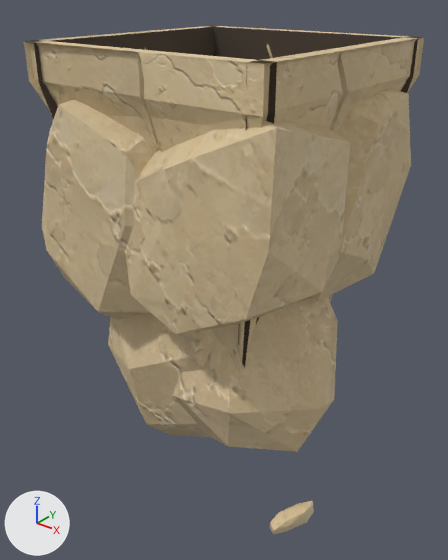
Before and after pictures for a commit that changed the glTF model assets/custom/models/ground_modules/ground_bottom_island_10.glb.
The view is the same before and after, from a 50 mm camera at (1.94, -1.34, 1.1) aimed at (0.48, 0.48, -0.03). Lighting does not change. The marker at lower left points along +X, +Y and +Z. The picture after the commit comes second. Vertices at exactly the same position are counted once.

Before the edit, the objects in view are built like this:
```python
me_groundbottomisland10_bodymesh = bpy.data.meshes.new('GroundBottomIsland10_BodyMesh')
me_groundbottomisland10_bodymesh.from_pydata(...)  # 1679 vertices, 3219 faces; spans x -0.04..1.04, y -0.04..1.04, z -0.96..0.91
me_groundbottomisland10_bodymesh.materials.append(mat_sandstone_plate_1_009)
me_groundbottomisland10_bodymesh.materials.append(mat_sandstone_plate_2_009)
me_groundbottomisland10_bodymesh.materials.append(mat_sandstone_plate_3_009)
me_groundbottomisland10_bodymesh.materials.append(mat_sandstone_plate_4_009)
me_groundbottomisland10_bodymesh.materials.append(mat_sandstone_plate_5_009)
me_groundbottomisland10_bodymesh.materials.append(mat_sandstone_plate_6_009)
me_groundbottomisland10_bodymesh.materials.append(mat_sandstone_plate_7_009)
me_groundbottomisland10_bodymesh.materials.append(mat_sandstone_plate_8_009)
me_groundbottomisland10_bodymesh.materials.append(mat_sandstone_plate_9_009)
me_groundbottomisland10_bodymesh.materials.append(mat_sandstone_plate_10_009)
me_groundbottomisland10_bodymesh.materials.append(mat_sandstone_plate_11_009)
me_groundbottomisland10_bodymesh.materials.append(mat_sandstone_plate_12_009)
me_groundbottomisland10_bodymesh.materials.append(mat_sandstone_plate_13_009)
me_groundbottomisland10_bodymesh.materials.append(mat_sandstone_plate_14_005)
me_groundbottomisland10_bodymesh.materials.append(mat_groundmodulerecess)  # brown #453c32
ob_groundbottomisland10_body = bpy.data.objects.new('GroundBottomIsland10_Body', me_groundbottomisland10_bodymesh)
ob_groundbottomisland10_body.location = (0.0, 0.0, 0.0)
```
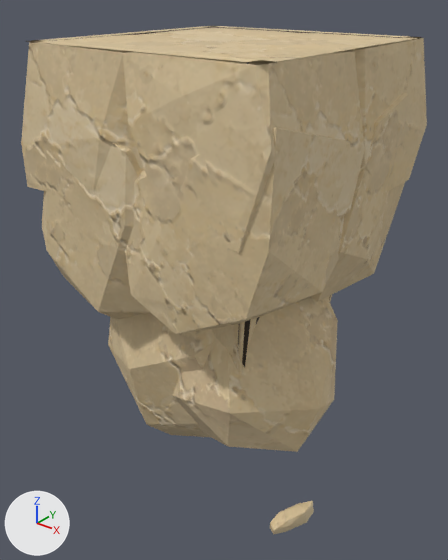
Boxes (x1, y1, x2, y2) around the edits, measured in the pictures (448 x 560 px):
'GroundBottomIsland10_Body', reshaped: before (24, 26, 424, 535); after (21, 26, 427, 535)
part 1 of me_groundbottomisland10_bodymesh, added (beige): after (21, 34, 232, 194)
part 2 of me_groundbottomisland10_bodymesh, added (brown): after (231, 33, 427, 193)
part 3 of me_groundbottomisland10_bodymesh, added (beige): after (146, 28, 298, 40)
part 4 of me_groundbottomisland10_bodymesh, built on: before (24, 27, 424, 128); after (123, 41, 365, 252)

The change, as a list of edits to the scene's bpy script:
```text
Change me_groundbottomisland10_bodymesh:
    used by ob_groundbottomisland10_body; location = (0.0, 0.0, 0.0)
    remove me_groundbottomisland10_bodymesh.from_pydata(...)  # 1679 vertices, 3219 faces; spans x -0.04..1.04, y -0.04..1.04, z -0.96..0.91
    add me_groundbottomisland10_bodymesh.from_pydata(...)  # 1488 vertices, 2674 faces; spans x -0.04..1.04, y -0.04..1.04, z -0.96..0.91
    me_groundbottomisland10_bodymesh part 1: a new loose piece of 28 vertices spanning x -0.04..0.61, y -0.04..0.6, z 0.4..0.91, in mat_sandstone_plate_14_005
    me_groundbottomisland10_bodymesh part 2: a new loose piece of 26 vertices spanning x 0.33..1.04, y 0.36..1.04, z 0.4..0.91, in mat_sandstone_plate_14_005
    me_groundbottomisland10_bodymesh part 3: a new loose piece of 26 vertices spanning x -0.04..0.64, y 0.35..1.04, z 0.4..0.91, in mat_sandstone_plate_14_005
    me_groundbottomisland10_bodymesh part 4: 20 vertices moved within x 0.01..0.69, y 0.01..1.01, z 0.78; 299 vertices removed from x 0.0..1.0, y 0.0..1.02, z 0.78..0.91; 28 vertices added at x 0.36..1.04, y -0.04..0.59, z 0.4..0.91
```
